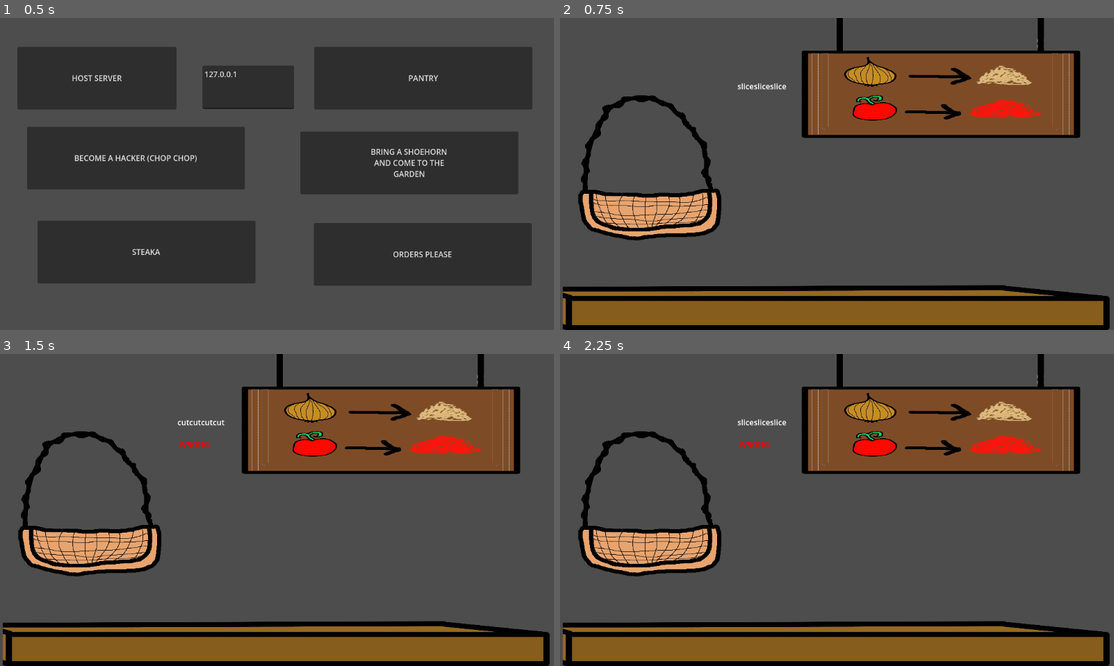
Above: before the commit, frames 1-4 (two rows, left to right).
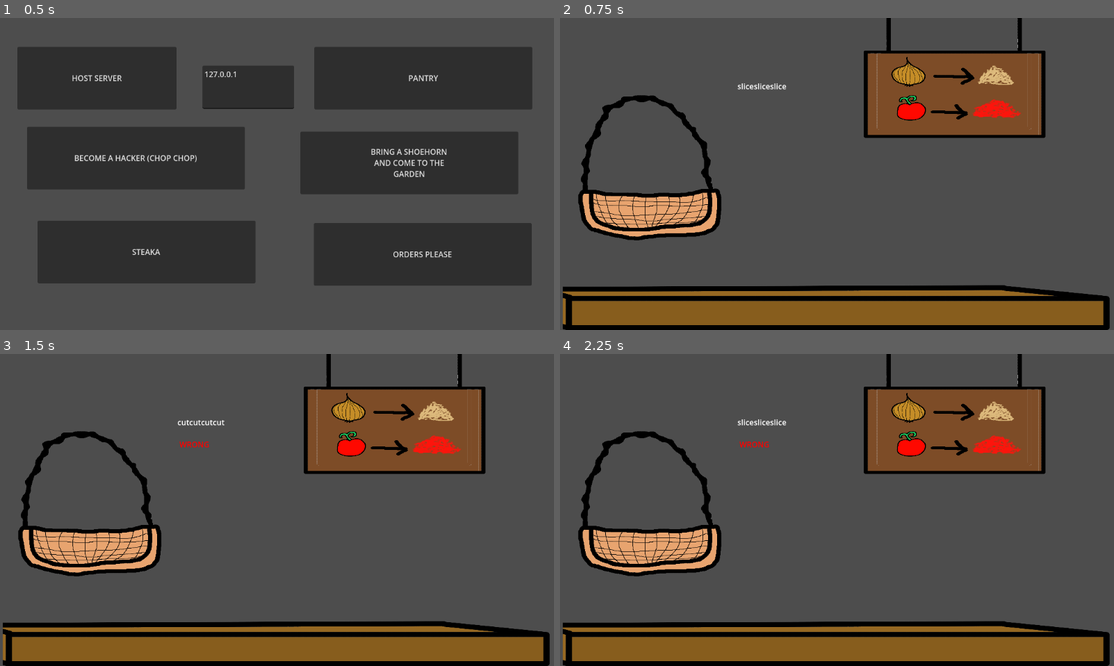
Above: after the commit, the same moments.

Repository: dacooler/TheGameTimeWarpingKitchenTheTimeCookingSimulatorTheGame2026Jam
Game: Godot game, scene res://scenes/main.tscn
Two runs of this game, one before a commit and one after it. Both use one fixed random seed, a clock stepped at 60 frames per second and the inputs below.
Inputs (mouse positions are in pixels of both pictures, inside the frame that each line leads up to):
- Up to frame 1 (0.5 s): no input
- Up to frame 2 (0.75 s): click "BECOME A HACKER (CHOP CHOP)" at 0.5 s
- Up to frame 3 (1.5 s): tap Enter at 1.25, 1.35 s; move the mouse to (398, 494) at 1.27 s; click (398, 494) at 1.42 s
- Up to frame 4 (2.25 s): tap Space at 2 s; drag from (726, 525) to (842, 603) at 2.02 s

Frame 1 is identical in both runs. In frame 2, 7.8% of the frame differs, in the area x 43-94%, y 0-39%; in frame 3, 7.8%; in frame 4, 7.8%.

Commit message:
feat: when in doubt, ta bort allt och lägg till igen = merge solved

Diff:
--- a/the-game-time-warping-kitchen-the-time-cooking-simulator-the-game-2026-jam/scenes/hacker.tscn
+++ b/the-game-time-warping-kitchen-the-time-cooking-simulator-the-game-2026-jam/scenes/hacker.tscn
@@ -93,7 +93,7 @@
 shape = SubResource("RectangleShape2D_m1b0l")
 
 [node name="MeshInstance2D" type="MeshInstance2D" parent="." unique_id=1786897054]
-position = Vector2(771.125, 96.000015)
-scale = Vector2(824.24994, -453.25)
+position = Vector2(806, 96)
+scale = Vector2(538.24994, -453.25)
 mesh = SubResource("QuadMesh_ii7jg")
 texture = ExtResource("13_shx05")
--- a/the-game-time-warping-kitchen-the-time-cooking-simulator-the-game-2026-jam/scenes/orders_please.tscn
+++ b/the-game-time-warping-kitchen-the-time-cooking-simulator-the-game-2026-jam/scenes/orders_please.tscn
@@ -3,7 +3,7 @@
 [ext_resource type="Script" uid="uid://d6aq35oepa7d" path="res://scripts/orders_please.gd" id="1_gppf8"]
 [ext_resource type="Texture2D" uid="uid://d2xt1jemxgi7d" path="res://images/orders_please.jpg" id="2_lk0oa"]
 [ext_resource type="PackedScene" uid="uid://dgugmtsxvgb82" path="res://scenes/prefabs/basket.tscn" id="4_4edkc"]
-[ext_resource type="Texture2D" uid="uid://cs43ihqwloa3u" path="res://images/hungry_boi.png" id="4_k7077"]
+[ext_resource type="Texture2D" uid="uid://cnf2hdyroem6h" path="res://images/frensh_guy.png" id="4_k7077"]
 [ext_resource type="Script" uid="uid://pmupw4c23yl4" path="res://scripts/plate.gd" id="4_kjnmp"]
 [ext_resource type="AudioStream" uid="uid://rvo4y4u2jtxo" path="res://audio/sfx/talking1.wav" id="5_pvhfg"]
 [ext_resource type="AudioStream" uid="uid://qnj8uw2cwwgh" path="res://audio/sfx/talking2.wav" id="6_pm7mg"]
@@ -18,7 +18,7 @@
 [sub_resource type="QuadMesh" id="QuadMesh_6vm1l"]
 
 [sub_resource type="RectangleShape2D" id="RectangleShape2D_ec42o"]
-size = Vector2(158, 124)
+size = Vector2(229, 308)
 
 [sub_resource type="QuadMesh" id="QuadMesh_ec42o"]
 
@@ -60,13 +60,13 @@
 script = ExtResource("4_kjnmp")
 
 [node name="CollisionShape2D" type="CollisionShape2D" parent="Plate" unique_id=1514517663]
-position = Vector2(-10.177246, 1.8226318)
+position = Vector2(-12.5, -59)
 shape = SubResource("RectangleShape2D_ec42o")
 
 [node name="MeshInstance2D" type="MeshInstance2D" parent="Plate" unique_id=906905526]
-position = Vector2(-8.106232e-06, -64.00001)
+position = Vector2(-12, -34)
 rotation = -3.1415927
-scale = Vector2(297.6454, 483.58594)
+scale = Vector2(465.64536, 483.58594)
 mesh = SubResource("QuadMesh_ec42o")
 texture = ExtResource("4_k7077")
 
@@ -164,13 +164,13 @@
 stream = ExtResource("8_fytp3")
 
 [node name="MeshInstance2D2" type="MeshInstance2D" parent="." unique_id=1777324310]
-position = Vector2(803, 53.000008)
+position = Vector2(955, 115)
 scale = Vector2(241.5, -159.5)
 mesh = SubResource("QuadMesh_m1b0l")
 texture = ExtResource("14_h4q0u")
 
 [node name="MeshInstance2D3" type="MeshInstance2D" parent="." unique_id=345312792]
-position = Vector2(809, 62)
+position = Vector2(956, 139)
 scale = Vector2(-286.99997, -147.5)
 mesh = SubResource("QuadMesh_t7g5p")
 texture = ExtResource("15_hn72g")
Binary file added: the-game-time-warping-kitchen-the-time-cooking-simulator-the-game-2026-jam/images/frensh_guy.png
Not shown, added: the-game-time-warping-kitchen-the-time-cooking-simulator-the-game-2026-jam/images/frensh_guy.png.import
